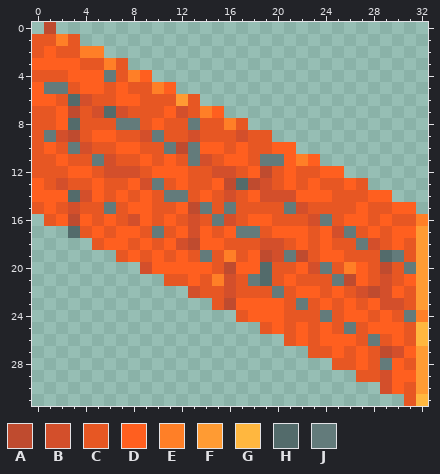
A pixel-art sprite gets an edit: objects/snow/fidwell.scenery_wall.wallig16/images/1.png. Above is the file before it was changed.
The file is 33x32 pixels.
Palette (. is transparent): A #bf4b2f  B #d34f2b  C #e75723  D #ff5f1f  E #ff7f27  F #ff9b33  G #ffb73f  H #536b6b  J #637b7b
Pixels before, first column x 0:
 0 .A...............................
 1 CCEC.............................
 2 CDCCEE...........................
 3 DDDDCCEC.........................
 4 CCCDDDJCED.......................
 5 DJJCDDCDCCED.....................
 6 DDCHBCCDDCCCFC...................
 7 CCDACBHBCCCDBCED.................
 8 CCDHCCCJJCDCCJCCEC...............
 9 CJBACDDCCBJCCBCCCBCC.............
10 CDCJBCCDDCCJAJDDCDCCDD...........
11 CCDCCJBCCDCDCJBCDDCJJDED.........
12 CCCDDCBBBCDDDCCBBCDACDCCDD.......
13 DCBCCDCCDBJCDCCDAHABCDCDCCDC.....
14 DDDHBDCDCDCJJCDCBCDBBBDDDCCCDD...
15 CDCBCCJCDDCCDAJCJCCCCJBCCCCDCCDD.
16 .CDADCDCBDCDCBCJBCDDCCCBJCDDCDCCE
17 ...HCDCDDCJCDBDCDJJCDDDCDBJCDCDDF
18 .....CDDCDCDBADDCCCBBCDCDCCJBCDCF
19 .......CDCDCDCJCECDABJACDDCCCHJCF
20 .........BDDDDDCADDHCCDBJCEDCACJF
21 ...........CCDCEBCJHCDCCCJADCBCDF
22 .............BCCBCCCJCDDCDCBABDCF
23 ...............CADDDDCJCDCDCDBBCF
24 .................CDDDCCCJCDDCDCJE
25 ...................CDCDCDCJCDDDCG
26 .....................CDCDDDCJCDCG
27 .......................CCDCDCABDF
28 .........................CCDCJDCF
29 ...........................CCBDDF
30 .............................BDCF
31 ...............................CG
New version:
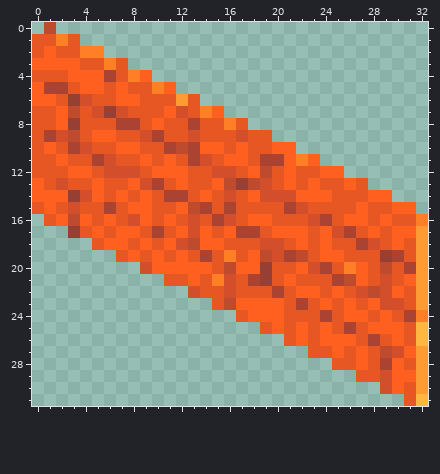
From old to new:
colour H: #536b6b -> #973f33
colour J: #637b7b -> #ab4333
Where, in picture pixels (left, top, right, bottom), the same in both pictures:
changed: (44, 70, 416, 370)
